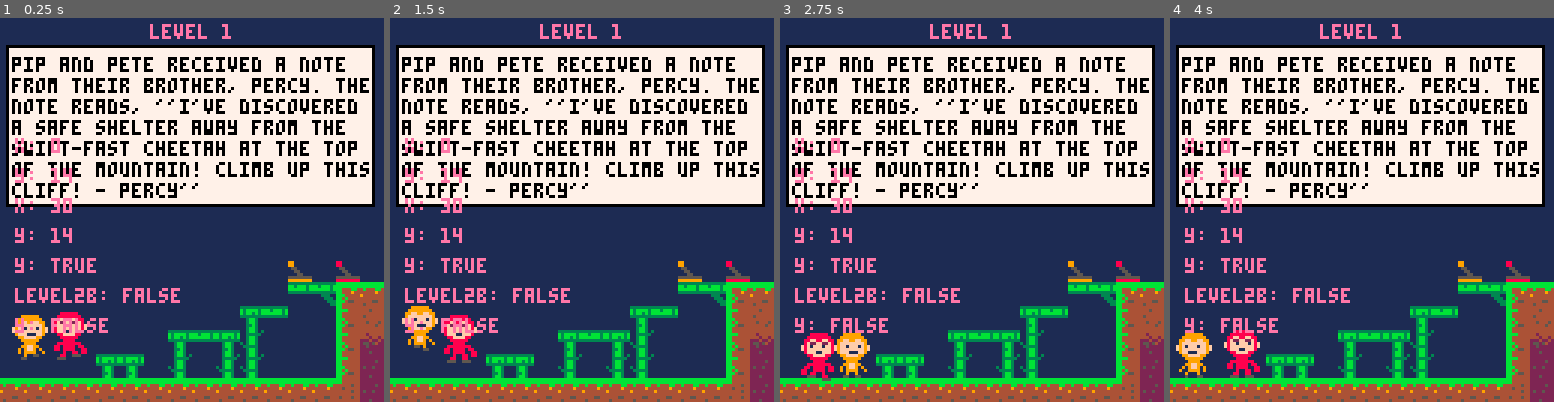
Above: before the commit, frames 1-4 (left to right).
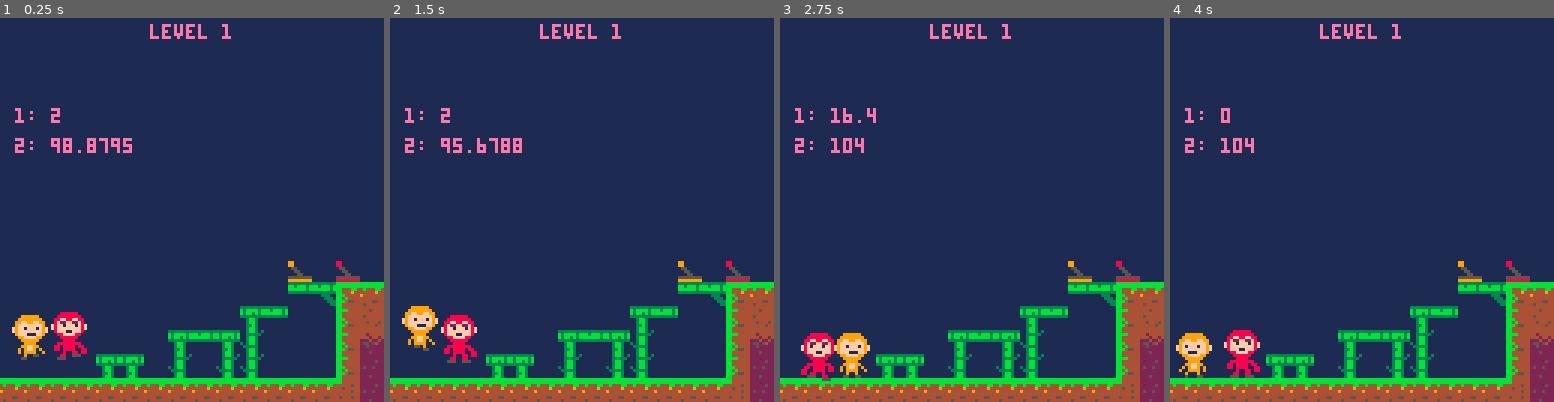
Above: after the commit, the same moments.

Repository: salachyan/EMO
Game: PICO-8 cartridge emo.p8
The game is run twice, just before and just after one commit, with the same random seed, the same clock (stepped at 60 frames per second) and the same inputs.
Inputs:
- Up to frame 1 (0.25 s): no input
- Up to frame 2 (1.5 s): tap X (X key) at 0.33, 1.07 s; tap O (Z key) at 0.7 s
- Up to frame 3 (2.75 s): hold Right 1.6-2.1 s; hold P2 Left 1.6-2.1 s; tap O (Z key) at 1.7, 2.1, 2.5 s; tap X (X key) at 1.85 s; hold Up 2.15-2.42 s; hold P2 Down 2.15-2.42 s; hold Right from 2.47 s (still down); hold P2 Left from 2.47 s (still down)
- Up to frame 4 (4 s): tap O (Z key) at 2.9, 3.3, 3.7 s; tap X (X key) at 2.97 s; release Right at 3.03 s; release P2 Left at 3.03 s; hold Left 3.08-3.58 s; hold P2 Right 3.08-3.58 s; hold Down 3.63-3.97 s; hold P2 Up 3.63-3.97 s

The runs differ from the first frame. In frame 1, 42% of the frame differs, in the area x 1-98%, y 7-83%; in frame 2, 42%; in frame 3, 42%; in frame 4, 42%.

Commit message:
finished level2b

Diff:
--- a/gameloop/collisions.lua
+++ b/gameloop/collisions.lua
@@ -1,10 +1,4 @@
 function map_collision(obj,aim,flag,map_offset_y,map_offset_x)
-
-  -- if object == nil then
-  --   return false
-  -- end
-  --obj = table needs x,y,w,h
-  --aim = left,right,up,down
 
   local x=obj.x  local y=obj.y
   local w=obj.w  local h=obj.h
--- a/gameloop/draw.lua
+++ b/gameloop/draw.lua
@@ -4,6 +4,8 @@
       map(map_offset_x, map_offset_y, 0, 0, 32, 32)
     elseif level=="2a" or level=="2b" then
       map(map_offset_x1, map_offset_y1, 0, 0, 32, 32)
+    elseif level=="3a" or level=="3b" then
+      map(map_offset_x2, map_offset_y2, 0, 0, 32, 32)
     end
     level_num()
     spr(player1.frames[flr(player1.spz)], player1.x, player1.y, 2, 2, player1.flp)
@@ -14,8 +16,6 @@
       spr(switch2.sp, switch2.x, switch2.y, 1, 1, switch2.flip)
 
     elseif level == "1b" then
-      -- spr(switch1.sp, switch1.x, switch1.y, 1, 1, switch1.flip)
-      -- spr(switch2.sp, switch2.x, switch2.y, 1, 1, switch2.flip)
       spr(switch3.sp, switch3.x, switch3.y, 1, 1, switch3.flip)
       spr(switch4.sp, switch4.x, switch4.y, 1, 1, switch4.flip)
       spr(seesaw_bottom1.sp, seesaw_bottom1.x, seesaw_bottom1.y, 1, 1, seesaw_bottom1.flip)
@@ -40,9 +40,8 @@
       spr(wall_level2.sp, wall_level2.x, wall_level2.y, 1, 1)
       spr(wall_player2.sp, wall_player2.x, wall_player2.y, 1, 1)
     elseif level == "2b" then
-      spr(spring1.sp, spring1.x, spring1.y, 1, 1, spring1.flip)
-      spr(spring2.sp, spring2.x, spring2.y, 1, 1, spring2.flip)
-      spr(spring3.sp, spring3.x, spring3.y, 1, 1, spring3.flip)
+      spr(switch1_2b.sp, switch1_2b.x, switch1_2b.y, 1, 1, switch1_2b.flip)
+      spr(switch2_2b.sp, switch2_2b.x, switch2_2b.y, 1, 1, switch2_2b.flip)
     elseif level == "3a" then
       spr(switch1_3.sp, switch1_3.x, switch1_3.y, 1, 1, switch1_3.flip)
       spr(switch2_3.sp, switch2_3.x, switch2_3.y, 1, 1, switch2_3.flip)
@@ -80,15 +79,9 @@
       -- spr(box4_3.sp, box4_3.x, box4_3.y, 1, 1, box4_3.flip)
 
     end
-    -- print("collision: "..tostring(map_offset_x==62 and map_offset_y==8), 5, 60, 14)
-    print("x: "..tostring(map_offset_x), 5, 40, 14)
-    print("y: "..tostring(map_offset_y), 5, 50, 14)
-    print("x: "..tostring(map_offset_x1), 5, 60, 14)
-    print("y: "..tostring(map_offset_y1), 5, 70, 14)
-    print("y: "..tostring(map_offset_x<43), 5, 80, 14)
-    print("level2b: "..tostring(level=="2b"), 5, 90, 14)
-    print("y: "..tostring(map_offset_x==43 and map_offset_y==12), 5, 100, 14)
 
+    print("1: "..tostring(player1.x), 5, 30, 14)
+    print("2: "..tostring(player1.y), 5, 40, 14)
 
 
   end
@@ -96,35 +89,10 @@
 function level_num()
   if level == "1a" or level == "1b" then
    print("level 1",50,2,14)
-   level1_story()
-  elseif level == "2a" and level=="2b" then
+  --  level1_story()
+  elseif level == "2a" or level=="2b" then
     print("level 2",50,2,14)
   elseif level == "3a" or level == "3b" then
     print("level 3",50,2,14)
   end
 end
-
-function level1_story()
-  text1 = "pip and pete received a note"
-  text2 = "from their brother, percy. the "
-  text3 = "note reads, ''i've discovered  "
-  text4 = "a safe shelter away from the "
-  text5 = "swift-fast cheetah at the top   "
-  text6 = "of the mountain! climb up this "
-  text7 = "cliff! - percy''"
-  box_x = 2
-  box_y = 9
-  box_w = 122
-  box_h = 53
-  rectfill(box_x, box_y, box_x + box_w, box_y + box_h, 7)  -- White background
-  rect(box_x, box_y, box_x + box_w, box_y + box_h, 0)  -- Black border
-
-  -- Draw the text inside the box
-  print(text1, box_x + 2, box_y + 4, 0)
-  print(text2, box_x + 2, box_y + 11, 0)
-  print(text3, box_x + 2, box_y + 18, 0)
-  print(text4, box_x + 2, box_y + 25, 0)
-  print(text5, box_x + 2, box_y + 32, 0)
-  print(text6, box_x + 2, box_y + 39, 0)
-  print(text7, box_x + 2, box_y + 46, 0)
-end
--- a/gameloop/initialize.lua
+++ b/gameloop/initialize.lua
@@ -4,6 +4,8 @@
   map_offset_x=0
   map_offset_y1=14
   map_offset_x1=30
+  map_offset_y2=44
+  map_offset_x2=22
 
   player1 = {
     x = 2,
@@ -70,7 +72,6 @@
   seesaws()
   walls()
   floors()
-  spring()
 
   gravity = 0.08
 
@@ -161,6 +162,25 @@
       dy = 0,
       flip = false
   }
+
+  switch1_2b = {
+    x = (56-44)*8,
+    y = (19-12)*8,
+    sp = 244,
+    w = 1,
+    h = 1,
+    flip = false
+}
+
+switch2_2b = {
+    x = (58-44)*8,
+    y = (19-12)*8,
+    sp = 212,
+    w = 1,
+    h = 1,
+    dy = 0,
+    flip = false
+}
 
   switch1_3 = {
       x = (61-49)*8,
@@ -620,27 +640,3 @@
   }
 
 end
-
-function spring()
-  spring1={
-    x = (52-43)*8,
-    y = (26-12)*8,
-    sp = 216,
-    w = 8,
-    h = 8,
-  }
-  spring2 = {
-    x = (53-43)*8,
-    y = (26-12)*8,
-    sp = 216,
-    w = 8,
-    h = 8,
-  }
-  spring3 = {
-    x = (54-43)*8,
-    y = (26-12)*8,
-    sp = 216,
-    w = 8,
-    h = 8,
-  }
-end
--- a/gameloop/level1.lua
+++ b/gameloop/level1.lua
@@ -68,9 +68,7 @@
       end
   end
 
-  -- Check for collisions with the box2 for player2
   if check_collision(player2, box2) and player2.landed == true then
-      -- Move player2 back based on the direction they are moving
       if player2.dx > 0 and (box2.x > player2.x) then
           player2.x = box2.x - 1.8 * 8
           box2.x = box2.x + player2.dx
@@ -85,7 +83,7 @@
         player2.x = box2.x + 7
       end
   end
-  -- Allow players to jump on top of the box2
+  -- jump on top of the box2
   if check_collision2(player1, box2) then
     if player1.y + player1.sprite_h <= box2.y + box2.h * 8 and player1.dy > 0 then
     player1.y = box2.y - player1.sprite_h * 8
--- a/gameloop/level2.lua
+++ b/gameloop/level2.lua
@@ -1,5 +1,4 @@
 function level2()
-    -- Check for collisions with the box1 for player1
     condition1 = player1.dx < 0 and ((box1.x+8) < player1.x)
     if check_collision(player1, box1) and player1.landed==true then
         if player1.dx > 0 and (box1.x > player1.x) then
@@ -10,11 +9,9 @@
         end
     end
 
-    -- Check for collisions with the box1 for player2
     if check_collision(player2, box1) and player2.landed == true then
-        -- Move player2 back based on the direction they are moving
         if player2.dx > 0 and (box1.x > player2.x) then
-            player2.x = box1.x - 1.8 * 8  -- Push player to the left
+            player2.x = box1.x - 1.8 * 8
             box1.x = box1.x + player2.dx
                 if box1.x>8*8 then
                     box1.x=8*8
@@ -24,38 +21,33 @@
             player2.x = box1.x + 7
         end
     end
-    -- box1.x += box1.dx
-
-    -- Allow players to jump on top of the box1
+
+    -- jump on top of the box1
     if check_collision2(player1, box1) then
-        -- Check if the player is falling onto the box1
         if player1.y + player1.sprite_h <= box1.y + box1.h * 8 and player1.dy > 0 then
-        player1.y = box1.y - player1.sprite_h * 8  -- Position player on top of the box1
-        player1.dy = 0  -- Reset vertical speed
-        player1.landed = true -- Update grounded state
+        player1.y = box1.y - player1.sprite_h * 8
+        player1.dy = 0
+        player1.landed = true
         end
     end
 
     if check_collision2(player2, box1) then
-        -- Check if the player is falling onto the box1
         if player2.y + player2.sprite_h <= box1.y + box1.h * 8 and player2.dy > 0 then
-        player2.y = box1.y - player2.sprite_h * 8  -- Position player on top of the box1
-        player2.dy = 0  -- Reset vertical speed
-        player2.landed = true -- Update grounded state
-        end
-    end
-
-    -- Check for player1 and player2 collision with the switch1
+        player2.y = box1.y - player2.sprite_h * 8
+        player2.dy = 0
+        player2.landed = true
+        end
+    end
+
     switch1_2_collision_count = 0
-    -- Increment switch1_collision if collision occurs
     if (check_collision2(player1, switch1_2) or check_collision2(player2, switch1_2)) then
         switch1_2_collision_count = switch1_2_collision_count + 1
     end
     -- Toggle switch based on odd/even check
-    if (switch1_2_collision_count % 2 == 1) then -- Odd number
+    if (switch1_2_collision_count % 2 == 1) then
         switch1_2.flip = true
     end
-    if (switch1_2_collision_count % 2 == 0) then -- Even number
+    if (switch1_2_collision_count % 2 == 0) then
         switch1_2.flip = false
     end
 
@@ -72,18 +64,15 @@
     end
 
     switch2_2_collision_count = 0
-    -- Increment switch1_collision if collision occurs
     if (check_collision2(player1, switch2_2) or check_collision2(player2, switch2_2)) then
         switch2_2_collision_count = switch2_2_collision_count + 1
     end
-    -- Toggle switch based on odd/even check
-    if (switch2_2_collision_count % 2 == 1) then -- Odd number
+    if (switch2_2_collision_count % 2 == 1) then
         switch2_2.flip = true
     end
-    if (switch2_2_collision_count % 2 == 0) then -- Even number
+    if (switch2_2_collision_count % 2 == 0) then
         switch2_2.flip = false
     end
-
 
     if (check_collision2(player1, switch2_2) or check_collision2(player2, switch2_2)) and platform1.y>72 then
         platform1.y -= 1
@@ -95,10 +84,7 @@
         switch2_2.y -=1
         platform_mover.y -= 1
     end
-    -- if (player1.x==(38-30)*8 and player.y==(21-12)*8) or (player1.x==(32-30)*8 and player.y==(21-12)*8) then
-    --     playerdx=0.8
-    -- end
-    -- Check for player1 and player2 collision with the platform
+
     if check_collision1(player1, platform1) then
         if player1.y + player1.h <= platform1.y + platform1.h and player1.dy > 0 then
         player1.y = platform1.y - player1.h
@@ -144,9 +130,7 @@
         player1.y = platform5.y - player1.h
         player1.dy = 0
         player1.landed = true
-        -- if player1.dx < 0 then
-        --     player1.x = platform5.x + 1 * 8
-        -- end
+
         elseif player1.y >= platform5.y + platform5.h and player1.dy < 0 then
             player1.y = platform5.y + platform5.h
             player1.dy = 0
@@ -156,9 +140,9 @@
     --platform collision for player2
     if check_collision1(player2, platform1) then
         if player2.y + player2.h <= platform1.y + platform1.h and player2.dy > 0 then
-        player2.y = platform1.y - player2.h  -- Position player on top of the platform1
-        player2.dy = 0  -- Reset vertical speed
-        player2.landed = true -- Update grounded state
+        player2.y = platform1.y - player2.h
+        player2.dy = 0
+        player2.landed = true
         end
     end
     if check_collision(player2, platform2) then
@@ -210,16 +194,6 @@
             player2.x = wall_player2.x - 1.7 * 8
         end
     end
-
-    -- --check if players are colliding from below platform
-    -- if is_colliding_with_platform_from_below(player2, platform1) or is_colliding_with_platform_from_below(player2, platform2) or is_colliding_with_platform_from_below(player2, platform3) or is_colliding_with_platform_from_below(player2, platform4) or is_colliding_with_platform_from_below(player2, platform5) then
-    --     -- Prevent player from going above the box1
-    --     player2.y = ly2
-    -- end
-    -- if is_colliding_with_platform_from_below(player1, platform1) or is_colliding_with_platform_from_below(player1, platform2) or is_colliding_with_platform_from_below(player1, platform3) or is_colliding_with_platform_from_below(player1, platform4) or is_colliding_with_platform_from_below(player1, platform5) then
-    --     -- Prevent player from going above the box1
-    --     player1.y = ly1
-    -- end
 end
 
 player1_touched_switch3_2_x = 0
@@ -243,35 +217,21 @@
 end
 
 function update_map_level2a_to_level2b()
-    if switch3_2.flip==true and switch4_2.flip==true and player1.landed==true and player2.landed==true then
-        if map_offset_x1<44 then
-            map_offset_x1+=0.4
-            if map_offset_x1>44 then
-                map_offset_x1=44
-            end
-            gravity=0
-            player1.x=2
-            player2.x=14
-            player1.dx=0
-            player1.dy=0
-            player2.dx=0
-            player2.dy=0
-        end
-        if map_offset_y1>12 then
-            map_offset_y1-=0.5
-        end
+    if switch3_2.flip==true and switch4_2.flip==true then
         map_offset_x=44
         map_offset_y=12
-
-        -- switch3_2.y=32*8
-        -- switch4_2.y=32*8
+        map_offset_x1=44
+        map_offset_y1=12
+
+        switch3.y=32*8
+        switch4.y=32*8
         if player1_touched_switch3_2_x==1 then
         player1.x=2
         player1_touched_switch3_2_x=0
         end
 
         if player1_touched_switch3_2_y==1 then
-        player1.y=(22-12)*8
+        player1.y=7*8
         player1_touched_switch3_2_y=0
         end
 
@@ -280,8 +240,67 @@
         player2_touched_switch4_2_x=0
         end
         if player2_touched_switch4_2_y==1 then
-        player2.y=(22-12)*8
+        player2.y=7*8
         player2_touched_switch4_2_y=0
         end
     end
 end
+
+function level2b()
+    if (player1.x>=59.599 and player1.x<=73 and player1.y==(24-12)*8 and btn(❎, 0) and player1.landed) then
+        player1.speed=3
+    end
+    if (player2.x>=59.599 and player2.x<=73 and player2.y==(24-12)*8 and btn(❎, 0) and player2.landed) then
+        player2.speed=3
+    end
+
+end
+
+player1_touched_switch1_2b_x = 0
+player1_touched_switch1_2b_y = 0
+function collisions_for_switch1_2b()
+    if check_collision2(player1, switch1_2b) then
+        switch1_2b.flip = true
+        player1_touched_switch1_2b_x = 1
+        player1_touched_switch1_2b_y = 1
+    end
+end
+
+player2_touched_switch2_2b_x = 0
+player2_touched_switch2_2b_y = 0
+function collisions_for_switch2_2b()
+    if check_collision2(player2, switch2_2b) then
+        switch2_2b.flip = true
+        player2_touched_switch2_2b_x=1
+        player2_touched_switch2_2b_y=1
+    end
+end
+
+function update_map_level2b_to_level3a()
+    if switch1_2b.flip==true and switch2_2b.flip==true then
+        map_offset_x2=60
+        map_offset_y2=15
+        map_offset_x=60
+        map_offset_y=15
+
+        if player1_touched_switch1_2b_x==1 then
+        player1.x=2
+        player1_touched_switch1_2b_x=0
+        end
+
+
+        if player1_touched_switch1_2b_y==1 then
+        player1.y=7*8
+        player1_touched_switch1_2b_y=0
+        end
+
+        if player2_touched_switch2_2b_x==1 then
+        player2.x=14
+        player2_touched_switch2_2b_x=0
+        end
+        if player2_touched_switch2_2b_y==1 then
+        player2.y=7*8
+        player2_touched_switch2_2b_y=0
+        end
+    end
+end
--- a/gameloop/level3.lua
+++ b/gameloop/level3.lua
@@ -28,7 +28,7 @@
     box5_3.x+=box5_3.dx
     box5_3.y+=box5_3.dy
 
-    -- Allow players to jump on top of the box5_3
+    -- jump on top of the box5_3
     if check_collision2(player1, box5_3) then
         if player1.y + player1.sprite_h <= box5_3.y + box5_3.h * 8 and player1.dy > 0 then
         player1.y = box5_3.y - player1.sprite_h * 8
@@ -265,11 +265,10 @@
 
 function update_map_level3a_to_level3b()
   if switch3_3.flip==true and switch4_3.flip==true then
-    -- if map_offset_x<12 then
-    --   map_offset_x+=12
-    -- end
-    map_offset_x=62
-    map_offset_y=8
+    map_offset_x=70
+    map_offset_y=14
+    map_offset_x2=70
+    map_offset_y2=14
 
     switch3_3.y=32*8
     switch4_3.y=32*8
--- a/gameloop/update.lua
+++ b/gameloop/update.lua
@@ -7,15 +7,16 @@
     level = "2a"
   elseif map_offset_x==44 and map_offset_y==12 then
     level = "2b"
-  elseif map_offset_x==49 and map_offset_y==14 then
+  elseif map_offset_x==60 and map_offset_y==15 then
     level = "3a"
-  elseif map_offset_x==62 and map_offset_y==14 then
+  elseif map_offset_x==70 and map_offset_y==14 then
     level = "3b"
   end
 
   update_map_level1a_to_level1b()
   update_map_level1_to_level2()
   update_map_level2a_to_level2b()
+  update_map_level2b_to_level3a()
   update_map_level3a_to_level3b()
 
   if level == "1a" then
@@ -30,6 +31,10 @@
     level2()
     collisions_for_switch3_2()
     collisions_for_switch4_2()
+  elseif level=="2b" then
+    level2b()
+    collisions_for_switch1_2b()
+    collisions_for_switch2_2b()
   elseif level == "3a" then
     level3a()
     collisions_for_switch3_3()
@@ -47,20 +52,18 @@
 
 function player1_update()
   player1.dy+=gravity
-  -- move left
+  --left
   if btn(⬅️, 0) then
     player1.dx = -player1.speed
-    player1.flip = true -- flip sprite to face left
+    player1.flip = true
     player1.running=true
     player1.flp=true
-    -- animate_player1_walking()
-  -- move right
+  --right
   elseif btn(➡️, 0) then
     player1.dx = player1.speed
-    player1.flip = false -- face sprite to the right
+    player1.flip = false
     player1.running=true
     player1.flp=false
-    -- animate_player1_walking()
   else
     player1.dx=0
     player1.sprite_id = player1.anim_frames[0]
@@ -72,14 +75,12 @@
     player1.landed=false
   end
 
-  -- this map collision functionalities are from https://nerdyteachers.com/Explain/Platformer/
-  --check collision up and down
+  --from https://nerdyteachers.com/Explain/Platformer/
+  --up down
   if player1.dy>0 then
     player1.falling=true
     player1.landed=false
     player1.jumping=false
-
-    --   player1.dy=limit_speed(player1.dy,player1.max_dy)
 
     if map_collision(player1,"down",0,map_offset_y,map_offset_x) then
         player1.landed=true
@@ -94,17 +95,14 @@
     end
   end
 
-  --check collision left and right
+  --left right
   if player1.dx<0 then
-
-  --   player1.dx=limit_speed(player1.dx,player1.max_dx)
 
     if map_collision(player1,"left",2,map_offset_y,map_offset_x) then
         player1.dx=0
     end
     elseif player1.dx>0 then
 
-    --   player1.dx=limit_speed(player1.dx,player1.max_dx)
 
     if map_collision(player1,"right",3,map_offset_y,map_offset_x) then
         player1.dx=0
@@ -131,42 +129,36 @@
 
 function player2_update()
   player2.dy+=gravity
-  -- move left
-  -- if btn(⬆️, 1) then
+  --left
   if btn(⬆️, 0) then
     player2.dx = -player2.speed
-    player2.flip = true -- flip sprite to face left
+    player2.flip = true
     player2.running=true
     player2.flp=true
-    -- animate_player2_walking()
-  -- move right
-  -- elseif btn(⬇️, 1) then
+
+  -- right
 elseif btn(⬇️, 0) then
     player2.dx = player2.speed
-    player2.flip = false -- face sprite to the right
+    player2.flip = false
     player2.running=true
     player2.flp=false
-    -- animate_player2_walking()
   else
     player2.dx=0
     player2.sprite_id = player2.anim_frames[0]
   end
 
   -- jump
-  -- if btn(🅾️, 1) and player2.landed then
   if btn(🅾️, 0) and player2.landed then
     player2.dy-=player2.speed
     player2.landed=false
   end
 
-  -- this map collision functionalities are from https://nerdyteachers.com/Explain/Platformer/
-  --check collision up and down
+  --from https://nerdyteachers.com/Explain/Platformer/
+  --up down
   if player2.dy>0 then
     player2.falling=true
     player2.landed=false
     player2.jumping=false
-
-    --   player2.dy=limit_speed(player2.dy,player2.max_dy)
 
     if map_collision(player2,"down",0,map_offset_y,map_offset_x) then
         player2.landed=true
@@ -188,7 +180,7 @@
       player2.x=map_end-player2.w
   end
 
-  --check collision left and right
+  --left right
   if player2.dx<0 then
 
     if map_collision(player2,"left",2,map_offset_y,map_offset_x) then
@@ -201,7 +193,7 @@
     end
   end
 
-  --update animation with player2
+  --animation player2
   if player2.spz<4.9 then
     player2.spz = player2.spz + .05
   else
